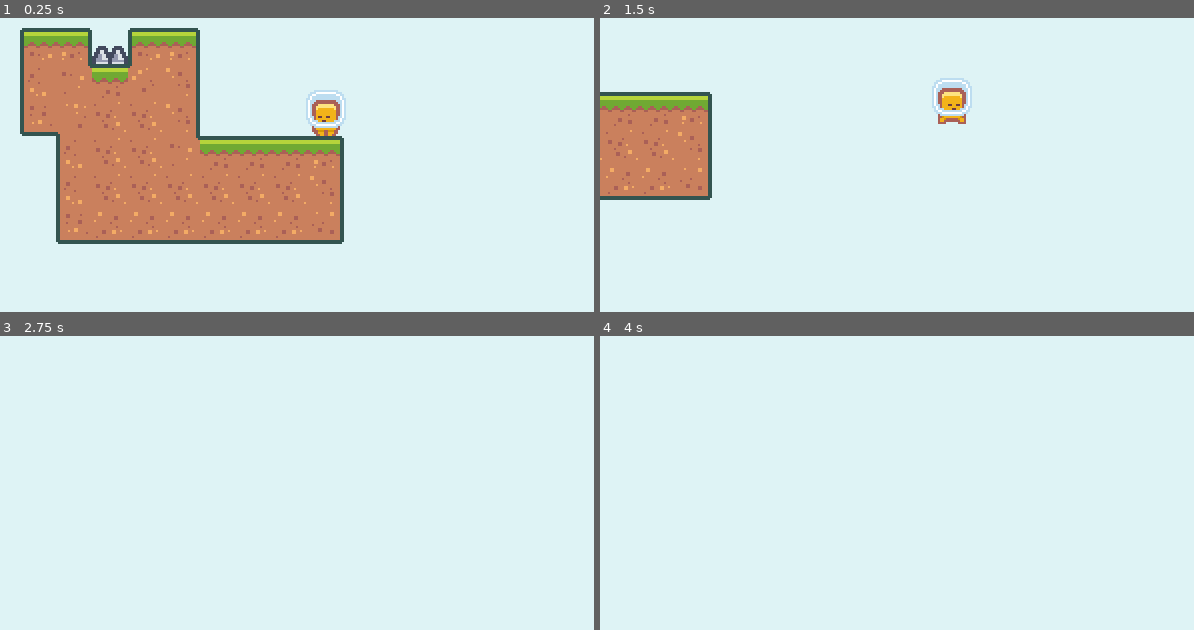
Above: before the commit, frames 1-4 (two rows, left to right).
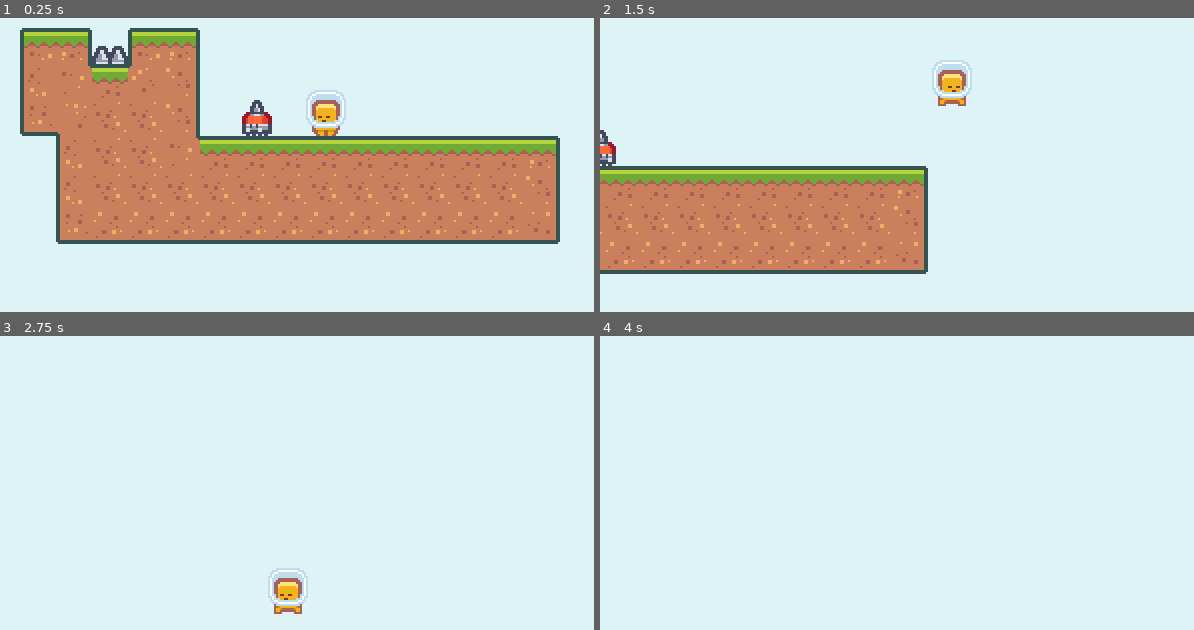
Above: after the commit, the same moments.

Repository: Yrainyw/2D-Platformer
Game: Godot game, scene res://Scenes/baseLevel.tscn
Same seed, same stepped clock (60 frames per second), same inputs: the game is played once before the commit and once after it. This scene is started directly instead of the project's main scene.
Inputs:
- Up to frame 1 (0.25 s): no input
- Up to frame 2 (1.5 s): hold J (jump) 0.53-1.28 s; hold D (move_right) from 0.53 s (still down); tap J (jump) at 1.35 s
- Up to frame 3 (2.75 s): tap J (jump) at 1.52, 1.82 s; release D (move_right) at 2.03 s; hold A (move_left) from 2.03 s (still down); hold J (jump) from 2.03 s (still down)
- Up to frame 4 (4 s): release A (move_left) at 2.78 s; release J (jump) at 2.78 s; hold D (move_right) from 2.78 s (still down); tap J (jump) at 2.85, 3.02, 3.32 s; tap Enter at 3.5 s; hold J (jump) from 3.53 s (still down)

The runs differ from the first frame. In frame 1, 14% of the frame differs, in the area x 40-95%, y 27-77%; in frame 2, 26%, in the area x 0-63%, y 14-88%; in frame 3, 0.9%; in frame 4, nothing differs.

Commit message:
Creating an Enemy

Diff:
--- a/Scenes/Player.tscn
+++ b/Scenes/Player.tscn
@@ -4,36 +4,37 @@
 [ext_resource path="res://Scripts/Player.gd" type="Script" id=2]
 [ext_resource path="res://Assets/Player/character_0007.png" type="Texture" id=3]
 
-[sub_resource type="CircleShape2D" id=3]
+[sub_resource type="CircleShape2D" id=1]
 radius = 17.5175
 
-[sub_resource type="RectangleShape2D" id=4]
+[sub_resource type="RectangleShape2D" id=2]
 extents = Vector2( 4, 7 )
 
-[sub_resource type="SpriteFrames" id=2]
+[sub_resource type="SpriteFrames" id=3]
 animations = [ {
 "frames": [ ExtResource( 1 ), ExtResource( 3 ) ],
 "loop": true,
 "name": "run",
 "speed": 10.0
 }, {
+"frames": [ ExtResource( 3 ) ],
+"loop": true,
+"name": "jump",
+"speed": 5.0
+}, {
 "frames": [ ExtResource( 1 ) ],
 "loop": true,
 "name": "idle",
 "speed": 5.0
-}, {
-"frames": [ ExtResource( 3 ) ],
-"loop": true,
-"name": "jump",
-"speed": 5.0
 } ]
 
-[sub_resource type="RectangleShape2D" id=1]
+[sub_resource type="RectangleShape2D" id=4]
 extents = Vector2( 5.00045, 8.03342 )
 
 [node name="Player" type="KinematicBody2D" groups=[
 "player",
 ]]
+collision_layer = 0
 script = ExtResource( 2 )
 
 [node name="CoyoteTimer" type="Timer" parent="."]
@@ -56,14 +57,14 @@
 
 [node name="CollisionShape2D" type="CollisionShape2D" parent="HazardArea"]
 position = Vector2( 0, -6.954 )
-shape = SubResource( 4 )
+shape = SubResource( 2 )
 
 [node name="AnimatedSprite" type="AnimatedSprite" parent="."]
 position = Vector2( 0, -12 )
-frames = SubResource( 2 )
+frames = SubResource( 3 )
 animation = "run"
 
 [node name="CollisionShape2D" type="CollisionShape2D" parent="."]
 visible = false
 position = Vector2( 0.0207672, -8.10117 )
-shape = SubResource( 1 )
+shape = SubResource( 4 )
--- a/Scenes/baseLevel.tscn
+++ b/Scenes/baseLevel.tscn
@@ -1,32 +1,36 @@
 [gd_scene load_steps=8 format=2]
 
-[ext_resource path="res://Scripts/GameCamera.gd" type="Script" id=1]
-[ext_resource path="res://Scripts/Player.gd" type="Script" id=2]
+[ext_resource path="res://Scenes/enemyGoal.tscn" type="PackedScene" id=1]
 [ext_resource path="res://Resources/tileset.tres" type="TileSet" id=3]
 [ext_resource path="res://Scenes/GameCamera.tscn" type="PackedScene" id=4]
 [ext_resource path="res://Scenes/Player.tscn" type="PackedScene" id=5]
 [ext_resource path="res://Scenes/spikes.tscn" type="PackedScene" id=6]
 [ext_resource path="res://Scripts/baseLevel.gd" type="Script" id=7]
+[ext_resource path="res://Scenes/enemy.tscn" type="PackedScene" id=8]
 
 [node name="BaseLevel" type="Node"]
 script = ExtResource( 7 )
 
-[node name="GameCamera" type="Camera2D" parent="." instance=ExtResource( 4 )]
-current = true
-script = ExtResource( 1 )
-backgroundColor = Color( 0.87451, 0.956863, 0.964706, 1 )
+[node name="GameCamera" parent="." instance=ExtResource( 4 )]
 
 [node name="TileMap" type="TileMap" parent="."]
 tile_set = ExtResource( 3 )
 cell_size = Vector2( 18, 18 )
 format = 1
-tile_data = PoolIntArray( -65543, 0, 0, -65542, 0, 2, -65540 …(253 unchanged characters)… 1, 131071, 0, 1, 65536, 0, 1, 65537, 0, 2, 196602, 0, 65536, 196603, 0, 65537, 196604, 0, 65537, 196605, 0, 65537, 196606, 0, 65537, 196607, 0, 65537, 131072, 0, 65537, 131073, 0, 65538, 262138, 0, 131072, 262139, 0, 131073, 262140, 0, 131073, 262141, 0, 131073, 262142, 0, 131073, 262143, 0, 131073, 196608, 0, 131073, 196609, 0, 131074 )
+tile_data = PoolIntArray( -65543, 0, 0, -65542, 0, 2, -65540 …(253 unchanged characters)… 1, 131071, 0, 1, 65536, 0, 1, 65537, 0, 1, 65538, 0, 1, 65539, 0, 1, 65540, 0, 1, 65541, 0, 1, 65542, 0, 1, 65543, 0, 2, 196602, 0, 65536, 196603, 0, 65537, 196604, 0, 65537, 196605, 0, 65537, 196606, 0, 65537, 196607, 0, 65537, 131072, 0, 65537, 131073, 0, 65537, 131074, 0, 65537, 131075, 0, 65537, 131076, 0, 65537, 131077, 0, 65537, 131078, 0, 65537, 131079, 0, 65538, 262138, 0, 131072, 262139, 0, 131073, 262140, 0, 131073, 262141, 0, 131073, 262142, 0, 131073, 262143, 0, 131073, 196608, 0, 131073, 196609, 0, 131073, 196610, 0, 131073, 196611, 0, 131073, 196612, 0, 131073, 196613, 0, 131073, 196614, 0, 131073, 196615, 0, 131074 )
 
-[node name="Player" type="KinematicBody2D" parent="." groups=[
-"player",
-] instance=ExtResource( 5 )]
+[node name="Player" parent="." instance=ExtResource( 5 )]
 position = Vector2( 27, 18 )
-script = ExtResource( 2 )
 
 [node name="Spikes" parent="." instance=ExtResource( 6 )]
 position = Vector2( -81, -18 )
+
+[node name="Enemy" parent="." instance=ExtResource( 8 )]
+position = Vector2( 0, 18 )
+startDirection = 1
+
+[node name="EnemyGoal" parent="." instance=ExtResource( 1 )]
+position = Vector2( 144, 18 )
+
+[node name="EnemyGoal2" parent="." instance=ExtResource( 1 )]
+position = Vector2( -42, 18 )
--- /dev/null
+++ b/Scenes/enemy.tscn
@@ -0,0 +1,41 @@
+[gd_scene load_steps=7 format=2]
+
+[ext_resource path="res://Assets/Enemy/character_0015.png" type="Texture" id=1]
+[ext_resource path="res://Assets/Enemy/character_0016.png" type="Texture" id=2]
+[ext_resource path="res://Scripts/enemy.gd" type="Script" id=3]
+
+[sub_resource type="SpriteFrames" id=1]
+animations = [ {
+"frames": [ ExtResource( 1 ), ExtResource( 2 ) ],
+"loop": true,
+"name": "run",
+"speed": 10.0
+} ]
+
+[sub_resource type="RectangleShape2D" id=2]
+extents = Vector2( 5, 6 )
+
+[sub_resource type="RectangleShape2D" id=3]
+extents = Vector2( 5, 6 )
+
+[node name="Enemy" type="KinematicBody2D"]
+collision_layer = 0
+script = ExtResource( 3 )
+
+[node name="AnimatedSprite" type="AnimatedSprite" parent="."]
+frames = SubResource( 1 )
+animation = "run"
+playing = true
+offset = Vector2( 0, -12 )
+
+[node name="CollisionShape2D" type="CollisionShape2D" parent="."]
+position = Vector2( 0, -6 )
+shape = SubResource( 2 )
+
+[node name="GoalDetector" type="Area2D" parent="."]
+collision_layer = 131072
+collision_mask = 131072
+
+[node name="CollisionShape2D" type="CollisionShape2D" parent="GoalDetector"]
+position = Vector2( 0, -6 )
+shape = SubResource( 3 )
--- /dev/null
+++ b/Scenes/enemyGoal.tscn
@@ -0,0 +1,14 @@
+[gd_scene load_steps=2 format=2]
+
+[sub_resource type="RectangleShape2D" id=1]
+extents = Vector2( 9, 9 )
+
+[node name="EnemyGoal" type="Node2D"]
+
+[node name="Area2D" type="Area2D" parent="."]
+collision_layer = 131073
+collision_mask = 131073
+
+[node name="CollisionShape2D" type="CollisionShape2D" parent="Area2D"]
+position = Vector2( 0, -9 )
+shape = SubResource( 1 )
--- a/Scripts/GameCamera.gd
+++ b/Scripts/GameCamera.gd
@@ -1,19 +1,20 @@
+# GameCamera.gd
 extends Camera2D
 
 export(Color, RGB) var backgroundColor
-export(float, 0.0, 0.999) var smoothing = 0.0001 # 数值越小,跟随越紧;越接近1,跟随越松,拖尾感越强
+export(float, 0.0, 0.999) var smoothing = 0.0001
 
 var targetPosition := Vector2.ZERO
+var targetNode = null  # 改成持有具体引用,而不是每帧搜索分组
 
 func _ready():
 	VisualServer.set_default_clear_color(backgroundColor)
 
 func _process(delta):
-	acquire_target_position()
+	if targetNode != null and is_instance_valid(targetNode):
+		targetPosition = targetNode.global_position
 	var weight = 1.0 - pow(smoothing, delta)
 	global_position = lerp(global_position, targetPosition, weight)
 
-func acquire_target_position():
-	var players = get_tree().get_nodes_in_group("player")
-	if players.size() > 0:
-		targetPosition = players[0].global_position
+func set_target(node):
+	targetNode = node
--- a/Scripts/Player.gd
+++ b/Scripts/Player.gd
@@ -71,5 +71,5 @@
 		$AnimatedSprite.flip_h = true if moveVector.x > 0 else false
 
 
-func on_hazard_area_entered(area2d):
+func on_hazard_area_entered(_area2d):
 	emit_signal("died")
--- a/Scripts/baseLevel.gd
+++ b/Scripts/baseLevel.gd
@@ -13,6 +13,7 @@
 func register_player(player):
 	currentPlayerNode = player
 	currentPlayerNode.connect("died", self, "on_player_died", [], CONNECT_DEFERRED)
+	$GameCamera.set_target(player)  # 路径根据你实际节点结构调整
 
 
 func create_player():
--- /dev/null
+++ b/Scripts/enemy.gd
@@ -0,0 +1,27 @@
+extends KinematicBody2D
+
+enum Direction {RIGHT, LEFT}
+export(Direction) var startDirection
+
+var maxSpeed = 25
+var velocity = Vector2.ZERO
+var direction = Vector2.ZERO
+var gravity = 500
+
+
+func _ready():
+	direction = Vector2.RIGHT if startDirection == Direction.RIGHT else Vector2.LEFT
+	$GoalDetector.connect("area_entered", self, "on_goal_entered")
+
+
+func _process(delta):
+	velocity.x = (direction * maxSpeed).x
+
+	velocity.y += gravity * delta
+	velocity = move_and_slide(velocity, Vector2.UP)
+
+	$AnimatedSprite.flip_h = true if direction .x > 0 else false
+
+
+func on_goal_entered(_area2d):
+	direction *= -1
--- a/project.godot
+++ b/project.godot
@@ -69,6 +69,7 @@
 
 [layer_names]
 
+2d_physics/layer_18="ENEMY_GOAL"
 2d_physics/layer_19="HAZARD"
 2d_physics/layer_20="PICKUP"
 
Binary file added: Assets/Enemy/character_0015.png
Not shown, added: Assets/Enemy/character_0015.png.import
Binary file added: Assets/Enemy/character_0016.png
Not shown, added: Assets/Enemy/character_0016.png.import
Binary file added: Assets/Enemy/character_0017.png
Not shown, added: Assets/Enemy/character_0017.png.import
Not shown: 1 places in Scenes/Player.tscn that only renumber resources
Not shown, changed: Assets/.DS_Store
